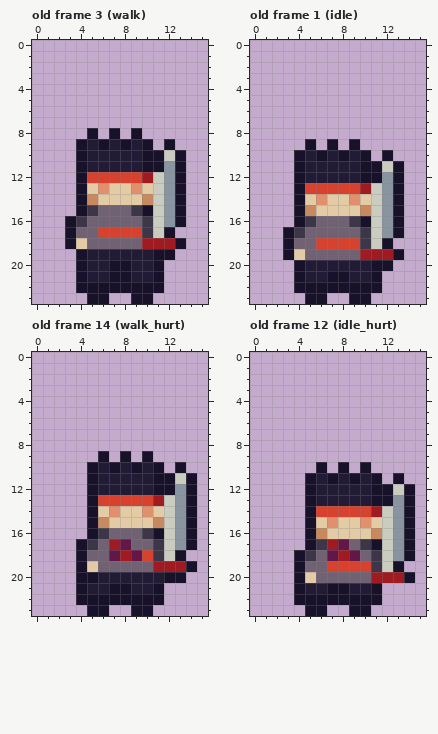
Two states of a pixel-art file, art/bodies/demonic.aseprite. Above, as it was before the edit.
16x24 pixels, 42 frames. Shown: old frame 3 (walk), old frame 1 (idle), old frame 14 (walk_hurt), old frame 12 (idle_hurt). The commit also changed other frames, which this record leaves out.
After the commit:
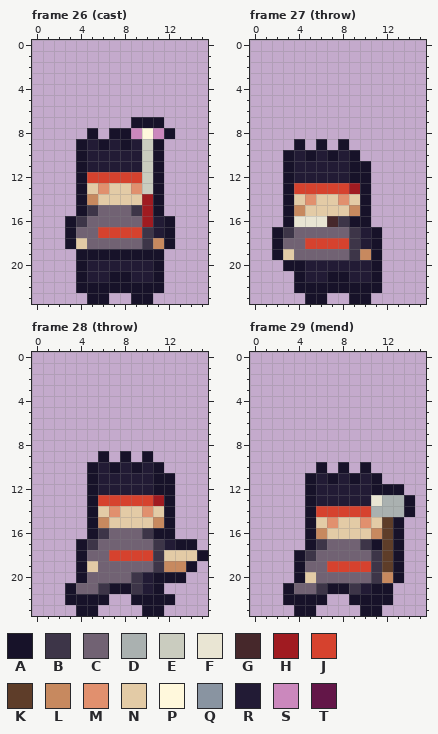
Palette (. is transparent): A #171229  B #3d3548  C #716273  D #aab1b0  E #caccbf  F #e9e5d3  G #46282b  H #a01b21  J #d6422e  K #5e3d29  L #c7895f  M #e1906e  N #e3cba6  P #fff8dc  Q #8994a1  R #221b35  S #cb88bd  T #631648
A new or re-ordered frame is compared with the old frame closest to it.
What changed:
frames 42 -> 68
--- frame 26 (cast) is new; against old frame 3 (walk)
@@ x 0..15 @@
  6 ................
- 7 ................
- 8 .....A.A.A......
- 9 ....ARARARA.A...
-10 ....ARRRRRAAEA..
-11 ....ARRRRRAAQA..
-12 ....AJJJJJHEQA..
-13 ....ANMNNMNEQA..
-14 ....ALNNNNLEQA..
-15 ....ABCCCBAEQA..
-16 ...ABCCCCCBEQA..
-17 ...ACCJJJJBEA...
-18 ...ANCCCCCHHHA..
-19 ....ARRRRRRAA...
-20 ....ARRAARRA....
+ 7 .........AAA....
+ 8 .....A.AASPSA...
+ 9 ....ARARAREA....
+10 ....ARRRRREA....
+11 ....ARRRRREA....
+12 ....AJJJJJEA....
+13 ....ANMNNMEA....
+14 ....ALNNNNHA....
+15 ....ABCCCBHA....
+16 ...ABCCCCCHRA...
+17 ...ACCJJJJBRA...
+18 ...ANCCCCCBLA...
+19 ....AAAAAAAA....
+20 ....ARRRRRRA....
 21 ....ARRAARRA....
--- frame 27 (throw) is new; against old frame 1 (idle)
@@ x 0..15 @@
  8 ................
- 9 .....A.A.A......
-10 ....ARARARA.A...
-11 ....ARRRRRAAEA..
-12 ....ARRRRRAAQA..
-13 ....AJJJJJHEQA..
-14 ....ANMNNMNEQA..
-15 ....ALNNNNLEQA..
-16 ....ABCCCBAEQA..
-17 ...ABCCCCCBEQA..
-18 ...ACCJJJJBEA...
-19 ...ANCCCCCHHHA..
-20 ....ARRRRRRAA...
+ 9 ....A.A.A.......
+10 ...ARARARA......
+11 ...ARRRRRAA.....
+12 ...ARRRRRAA.....
+13 ...AJJJJJHA.....
+14 ...ANMNNMNA.....
+15 ...ALNNNNLA.....
+16 ...AFFFGBAA.....
+17 ..ABCCCCCBRA....
+18 ..ACCJJJJBRA....
+19 ..ANCCCCCBLA....
+20 ...AARRRRRRA....
 21 ....ARRAARRA....
--- frame 28 (throw) is new; against old frame 14 (walk_hurt)
@@ x 0..15 @@
  9 ......A.A.A.....
-10 .....ARARARA.A..
-11 .....ARRRRRAAEA.
-12 .....ARRRRRAAQA.
-13 .....AJJJJJHEQA.
-14 .....ANMNNMNEQA.
-15 .....ALNNNNLEQA.
-16 .....ABCCCBAEQA.
-17 ....ABCHTCCBEQA.
-18 ....ACCTHTJBEA..
-19 ....ANCCCCCHHHA.
-20 ....AARRRRRRAA..
-21 ....ARRAARRA....
-22 ....AAAAAAAA....
-23 .....AA..AA.....
+10 .....ARARARA....
+11 .....ARRRRRAA...
+12 .....ARRRRRAA...
+13 .....AJJJJJHA...
+14 .....ANMNNMNA...
+15 .....ALNNNNLA...
+16 .....ABCCCBAA...
+17 ....ABCCCCCBRAA.
+18 ....ACCJJJJBNNNA
+19 ....ANCCCCCBLLA.
+20 ....ACCCCBRAAA..
+21 ...ACCBAABRA....
+22 ...AAAA..AAAA...
+23 ....AA....AA....
--- frame 29 (mend) is new; against old frame 12 (idle_hurt)
@@ x 0..15 @@
 10 ......A.A.A.....
-11 .....ARARARA.A..
-12 .....ARRRRRAAEA.
-13 .....ARRRRRAAQA.
-14 .....AJJJJJHEQA.
-15 .....ANMNNMNEQA.
-16 .....ALNNNNLEQA.
-17 .....ABHTCBAEQA.
-18 ....ABCTHTCBEQA.
-19 ....ACCJJJJBEA..
-20 ....ANCCCCCHHHA.
-21 ....ARRAARRA....
-22 ....AAAAAAAA....
-23 .....AA..AA.....
+11 .....ARARARA....
+12 .....ARRRRRAAA..
+13 .....ARRRRRFDDA.
+14 .....AJJJJJDDDA.
+15 .....ANMNNMNKA..
+16 .....ALNNNNLKA..
+17 .....ABCCCBAKA..
+18 ....ABCCCCCBKA..
+19 ....ACCJJJJBKA..
+20 ....ANCCCCCBLA..
+21 ...ACCBAABRAA...
+22 ...AAAA..AAAA...
+23 ....AA....AA....
Boxes around the changes in both pictures, in picture pixels (x1, y1, x2, y2):
changed: (87, 117, 186, 271)
changed: (272, 139, 404, 271)
changed: (65, 462, 208, 616)
changed: (283, 473, 415, 616)
